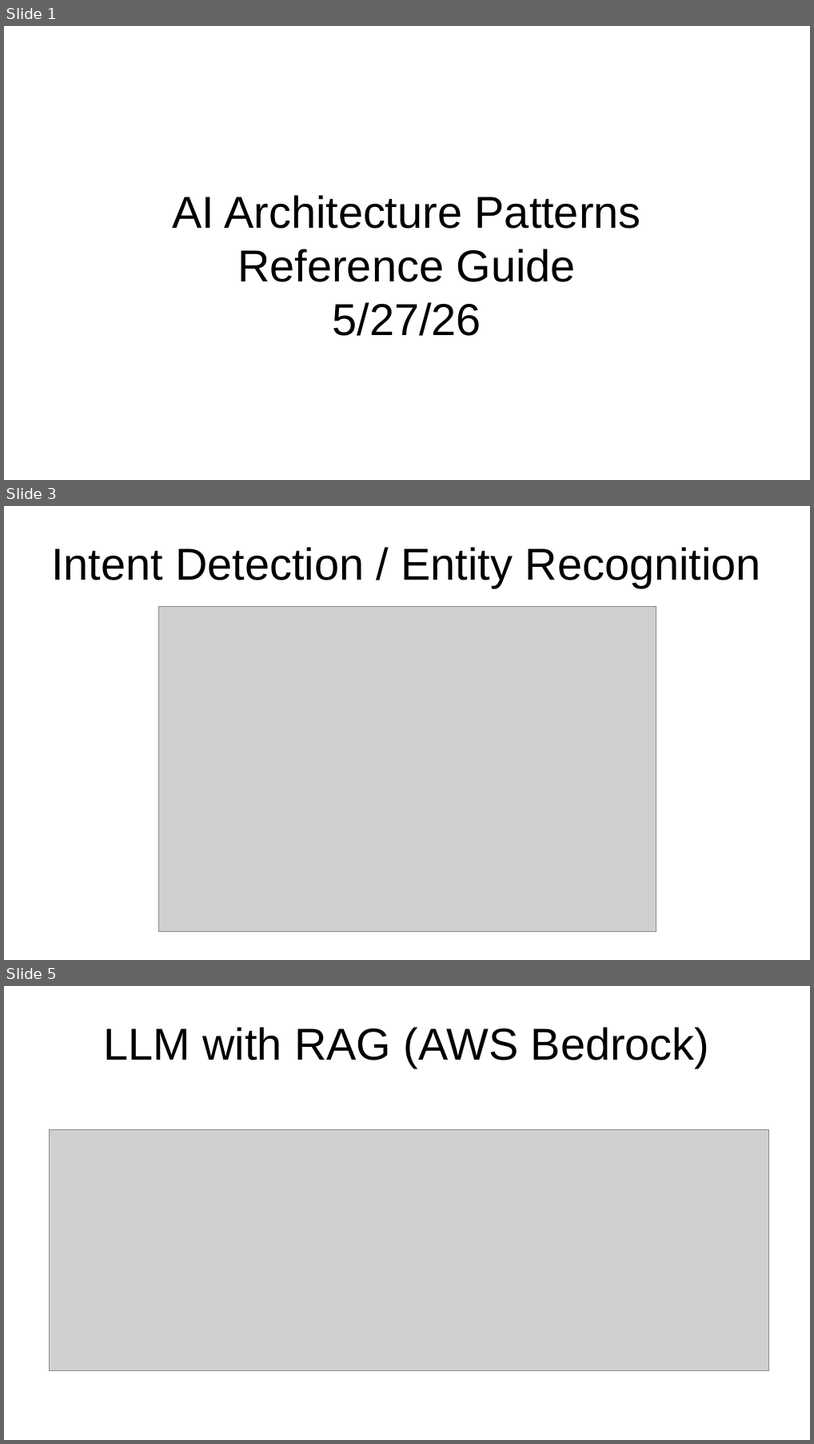
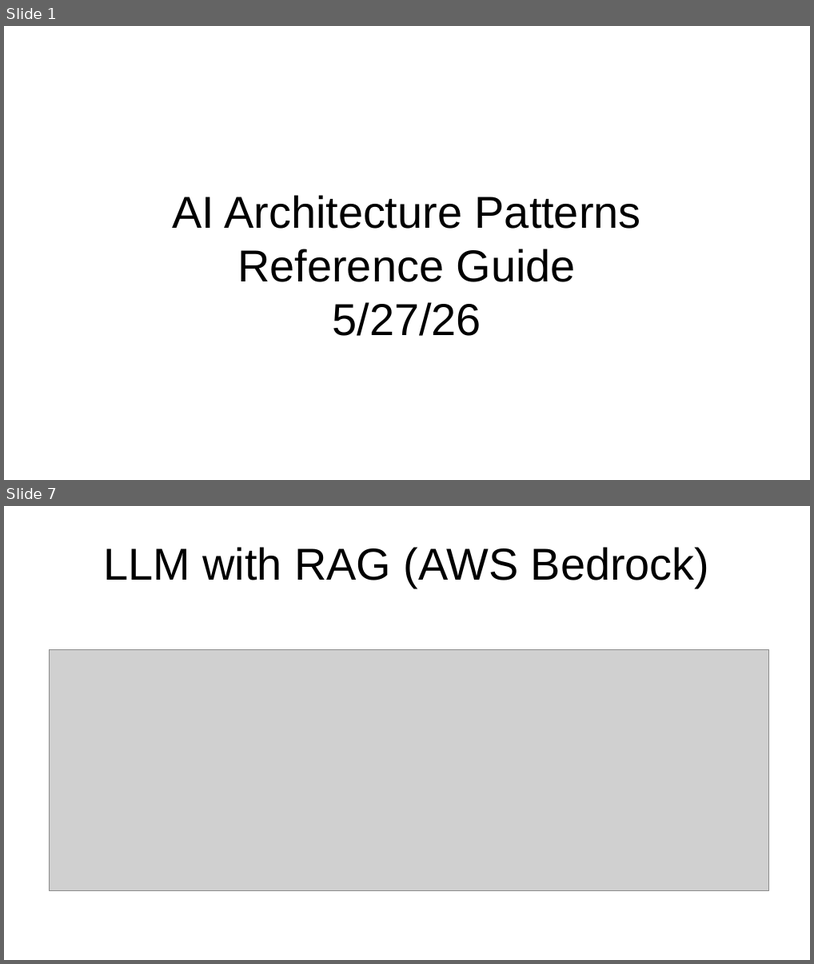
Before and after one commit to slsu0424/slsu0424.github.io, a slide deck: AI_Arch.pptx. Shown one above the other, each under a label of ours: slides 1, 3 and 5 before the commit, slides 1 and 7 after it; the slides between them are not shown. The pictures are 814x1444 and 814x964 pixels, drawn with LibreOffice and Linux fonts; fonts in the diff are those of the drawing; grey boxes stand for pictures. Boxes give left, top, right and bottom in pixels: in the first picture for what was removed or moved away, otherwise in the second. Text is boxed around its words. In the diff, an @@ line names an element or a change of style, - is before the commit and + after.

```diff
--- a/AI_Arch.pptx
+++ b/AI_Arch.pptx
@@ slide 3 removed at (x1=4, y1=506, x2=810, y2=960), background #FFFFFF @@
@@ title removed at (x1=51, y1=547, x2=762, y2=588) @@
-Intent Detection / Entity Recognition
@@ picture removed at (x1=159, y1=606, x2=658, y2=931) @@
@@ what was slide 5 is now slide 7 @@
```
Also in this commit, not shown: 1 slide changed, 12 slides added, 2 other slides removed, 2 other files.
